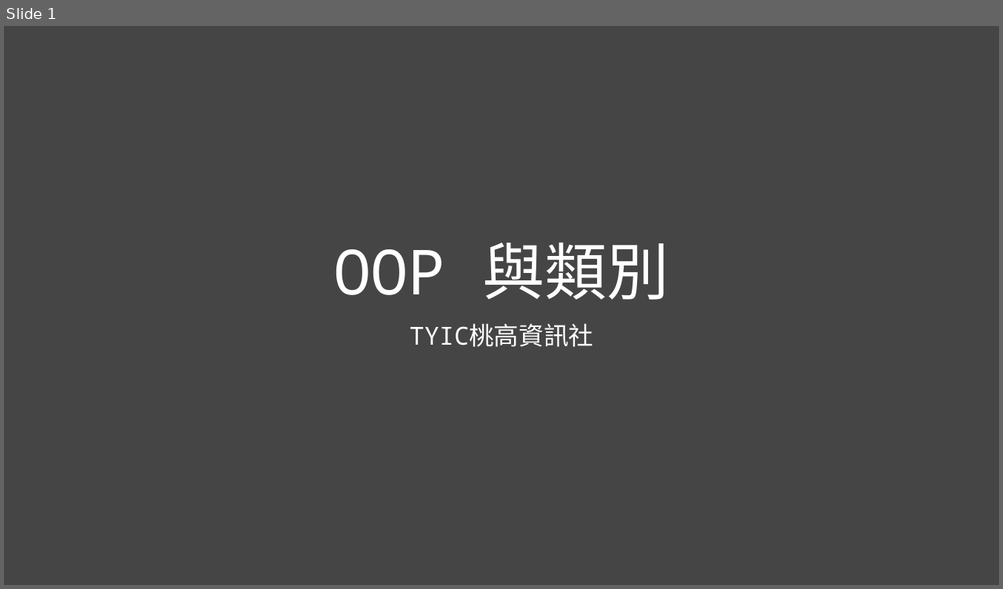
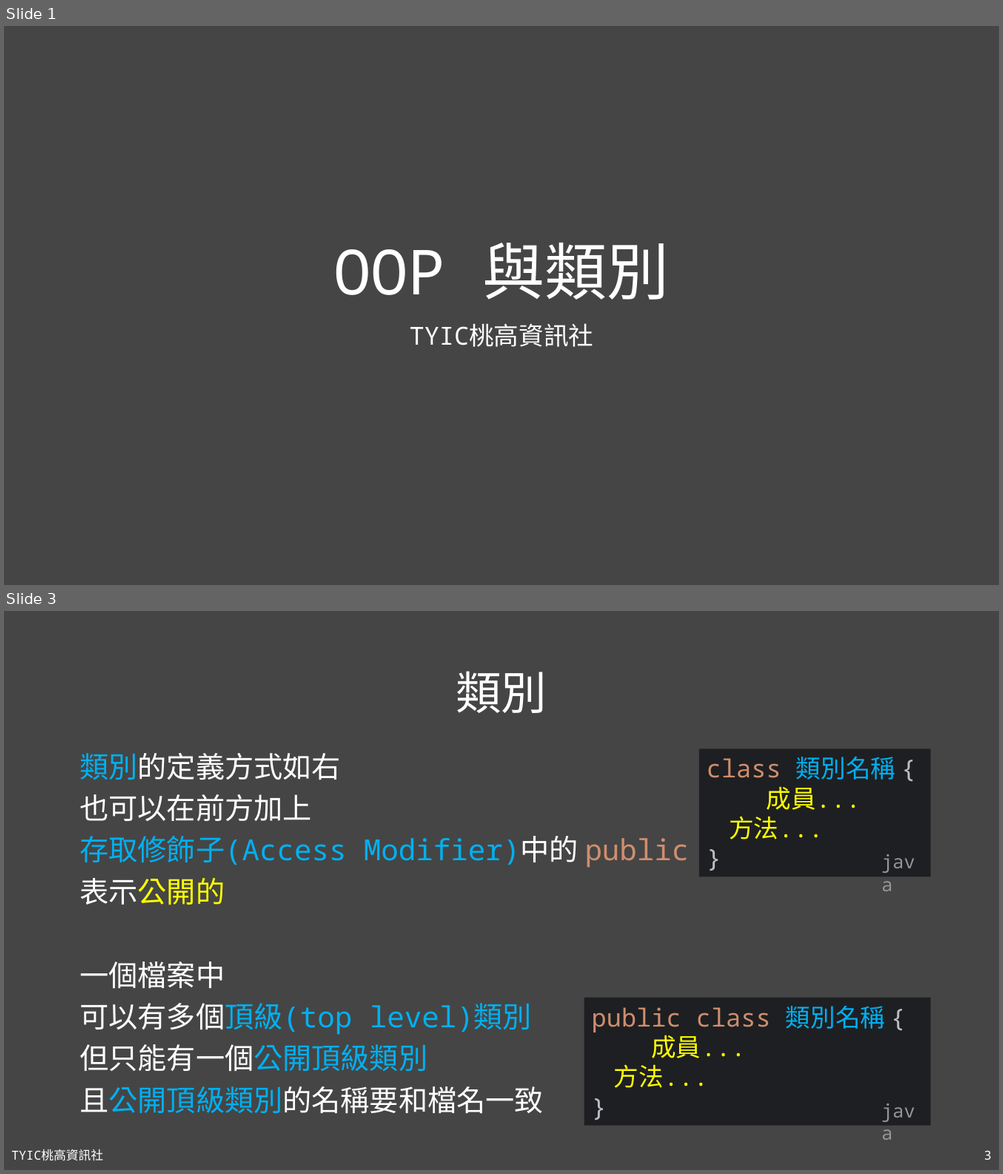
Before and after one commit to TYSHIC/slides, a slide deck: powerpoint/08_OOP與類別.pptx. Shown one above the other, each under a label of ours: slide 1 before the commit, slides 1 and 3 after it; the slides between them are not shown. The pictures are 1003x589 and 1003x1174 pixels, drawn with LibreOffice and Linux fonts; fonts in the diff are those of the drawing. Boxes give left, top, right and bottom in pixels: in the first picture for what was removed or moved away, otherwise in the second. Text is boxed around its words. In the diff, an @@ line names an element or a change of style, - is before the commit and + after.

Commit message:
08_class

```diff
--- a/powerpoint/08_OOP與類別.pptx
+++ b/powerpoint/08_OOP與類別.pptx
@@ slide 3 added at <box>4,611,999,1170</box>, background #454545 @@
@@ title added at <box>455,671,546,713</box>, 44 pt, text #FFFFFF @@
+類別
@@ text added at <box>79,753,689,1113</box>, 28 pt, text #00B0F0 @@
+類別的定義方式如右
+也可以在前方加上
+存取修飾子(Access Modifier)中的 public
+表示公開的
+一個檔案中
+可以有多個頂級(top level)類別
+但只能有一個公開頂級類別
+且公開頂級類別的名稱要和檔名一致
@@ rectangle added at <box>699,749,930,877</box>, fill #1E1F22, 24 pt, text #FFFF00 @@
+class 類別名稱 {
+成員...
+方法...
+}
@@ text added at <box>874,847,930,877</box>, 18 pt, text #969696 @@
+java
@@ rectangle added at <box>583,998,930,1127</box>, fill #1E1F22, 24 pt, text #CF8E6D @@
+public class 類別名稱 {
+成員...
+方法...
+}
@@ text added at <box>874,1096,930,1126</box>, 18 pt, text #969696 @@
+java
@@ text added at <box>11,1150,103,1162</box>, 12 pt, text #FFFFFF @@
+TYIC桃高資訊社
@@ page number added at <box>984,1151,991,1160</box>, 12 pt, text #FFFFFF @@
+3
```
Also in this commit, not shown: 2 other slides added, 1 slide removed, 3 other files.
